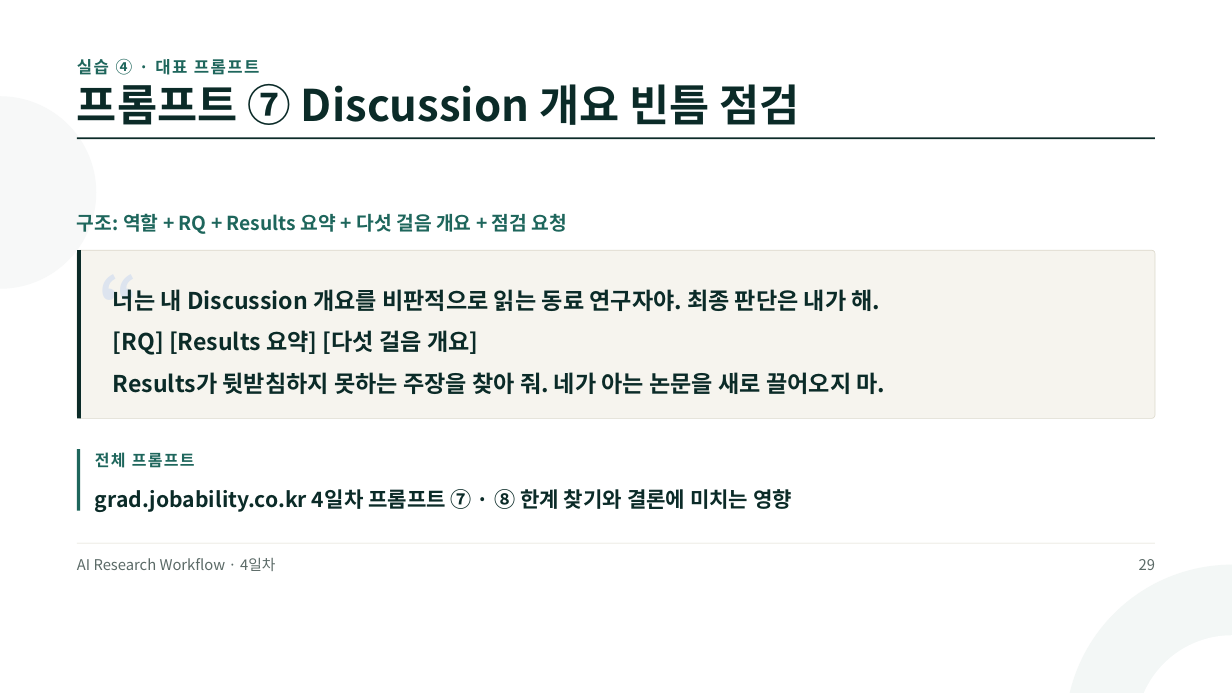
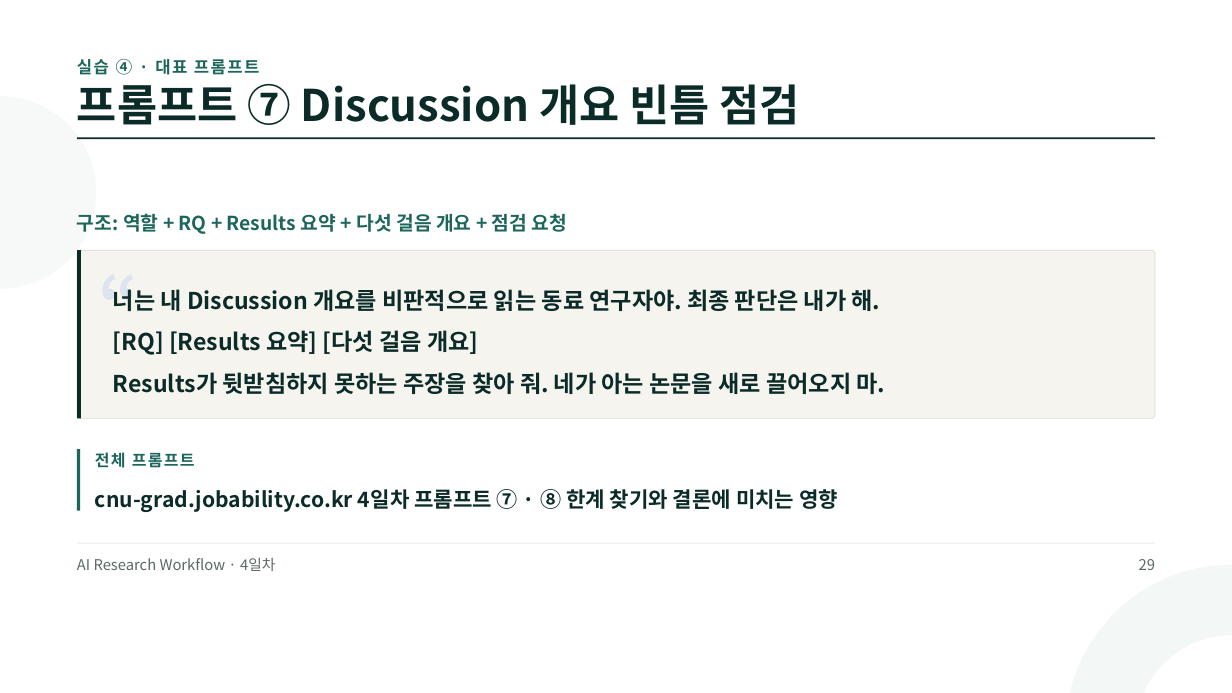
Before and after one commit to jungaistar/materials, a slide deck: slide 29 of grad/grad_day4.pptx. Drawn at 1232x693 pixels with LibreOffice and Linux fonts; fonts in the diff are those of the drawing. Boxes give left, top, right and bottom in pixels: in the first picture for what was removed or moved away, otherwise in the second. Text is boxed around its words. In the diff, an @@ line names an element or a change of style, - is before the commit and + after.

Commit message:
grad 강의 PT 3~5일차 갱신

```diff
--- a/grad/grad_day4.pptx
+++ b/grad/grad_day4.pptx
@@ text at (95, 489, 838, 512): text changed @@
-grad.jobability.co.kr 4일차 프롬프트 ⑦ · ⑧ 한계 찾기와 결론에 미치는 영향
+cnu-grad.jobability.co.kr 4일차 프롬프트 ⑦ · ⑧ 한계 찾기와 결론에 미치는 영향
```
Also in this commit, not shown: 7 other slides changed, 5 other files.
